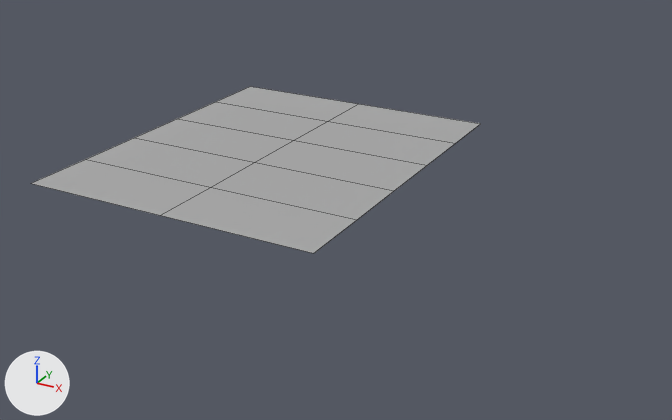
The FBX model Modelling/Exports/Trimsheets/trimsheet_mesh/trimsheet_vehicle_variants.fbx: old version first, new version second.
Rendered twice from a camera (50 mm lens) standing at (0.00909, -0.01931, 0.0088) and looking at (-0.00156, 0.00004, -0.00088). The lights are fixed; the arrows at lower left show +X, +Y and +Z. Mesh edges are drawn as thin lines.

Objects in the first picture: 'trimsheet_variants'.
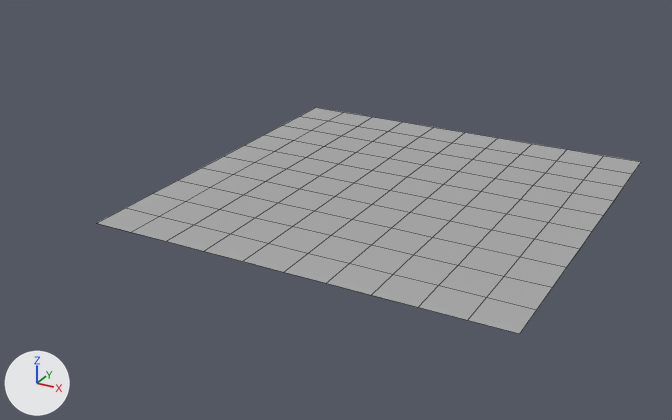
Changed parts and their boxes [x1, y1, x2, y2] in the pictures (672 x 420 px):
'trimsheet_variants', reshaped, moved, rescaled (21% wider, 36% taller)
    before: [31, 86, 480, 253]
    after: [98, 107, 641, 334]
part 1 of me_mesh, added
    after: [98, 107, 641, 334]

Patch to the scene script:
```diff
--- a/Modelling/Exports/Trimsheets/trimsheet_mesh/trimsheet_vehicle_variants.fbx.py
+++ b/Modelling/Exports/Trimsheets/trimsheet_mesh/trimsheet_vehicle_variants.fbx.py
@@ me_mesh @@
 # used by ob_trimsheet_variants; location = (-0.004, 0.002, 0.0); rotation_euler = (1.571, 0.0, 0.0), in degrees (90, 0, 0); scale = (0.0411, 0.01, 0.0199)
-me_mesh.from_pydata(...)  # 18 vertices, 10 faces; spans x -0.1..0.1, y 0.0, z -0.2..0.3
+me_mesh.from_pydata(...)  # 121 vertices, 100 faces; spans x -0.5..0.5, y 0.0, z -0.5..0.5
+# me_mesh part 1
+# 6 new vertices lie (-0.1, 0.0, 0.0) away from vertices in x -0.1, y 0.0, z -0.2..0.3
+# 6 new vertices lie (-0.1, 0.0, 0.0) away from vertices in x -0.2, y 0.0, z -0.2..0.3
+# 6 new vertices lie (-0.1, 0.0, 0.0) away from vertices in x -0.3, y 0.0, z -0.2..0.3
+# 6 new vertices lie (0.0, 0.0, 0.1) away from vertices in x -0.4..0.1, y 0.0, z 0.3
+# 7 new vertices lie (-0.1, 0.0, 0.0) away from vertices in x -0.4, y 0.0, z -0.2..0.4
+# 7 new vertices lie (0.0, 0.0, 0.1) away from vertices in x -0.5..0.1, y 0.0, z 0.4
+# 8 new vertices lie (0.1, 0.0, 0.0) away from vertices in x 0.1, y 0.0, z -0.2..0.5
+# 8 new vertices lie (0.1, 0.0, 0.0) away from vertices in x 0.2, y 0.0, z -0.2..0.5
+# 9 new vertices lie (0.0, 0.0, -0.1) away from vertices in x -0.5..0.3, y 0.0, z -0.2
+# 9 new vertices lie (0.1, 0.0, 0.0) away from vertices in x 0.3, y 0.0, z -0.3..0.5
+# 10 new vertices lie (0.0, 0.0, -0.1) away from vertices in x -0.5..0.4, y 0.0, z -0.3
+# 10 new vertices lie (0.1, 0.0, 0.0) away from vertices in x 0.4, y 0.0, z -0.4..0.5
+# 11 new vertices lie (0.0, 0.0, -0.1) away from vertices in x -0.5..0.5, y 0.0, z -0.4
+# 90 new faces join them
 me_mesh.materials.append(mat_standardsurface1)
@@ ob_trimsheet_variants @@
 ob_trimsheet_variants = bpy.data.objects.new('trimsheet_variants', me_mesh)
-ob_trimsheet_variants.location = (-0.004, 0.002, 0.0)
+ob_trimsheet_variants.location = (0.0, 0.0, 0.0)
 ob_trimsheet_variants.rotation_euler = (1.571, 0.0, 0.0)  # degrees (90, 0, 0)
-ob_trimsheet_variants.scale = (0.0411, 0.01, 0.0199)
+ob_trimsheet_variants.scale = (0.01, 0.01, 0.01)
```
